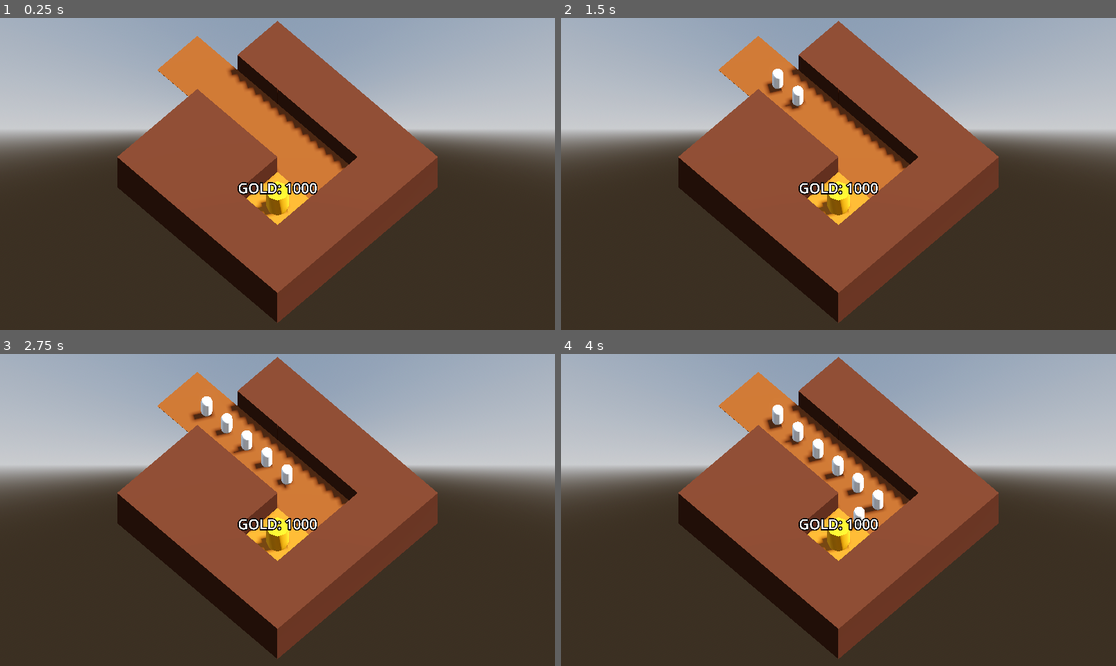
Above: before the commit, frames 1-4 (two rows, left to right).
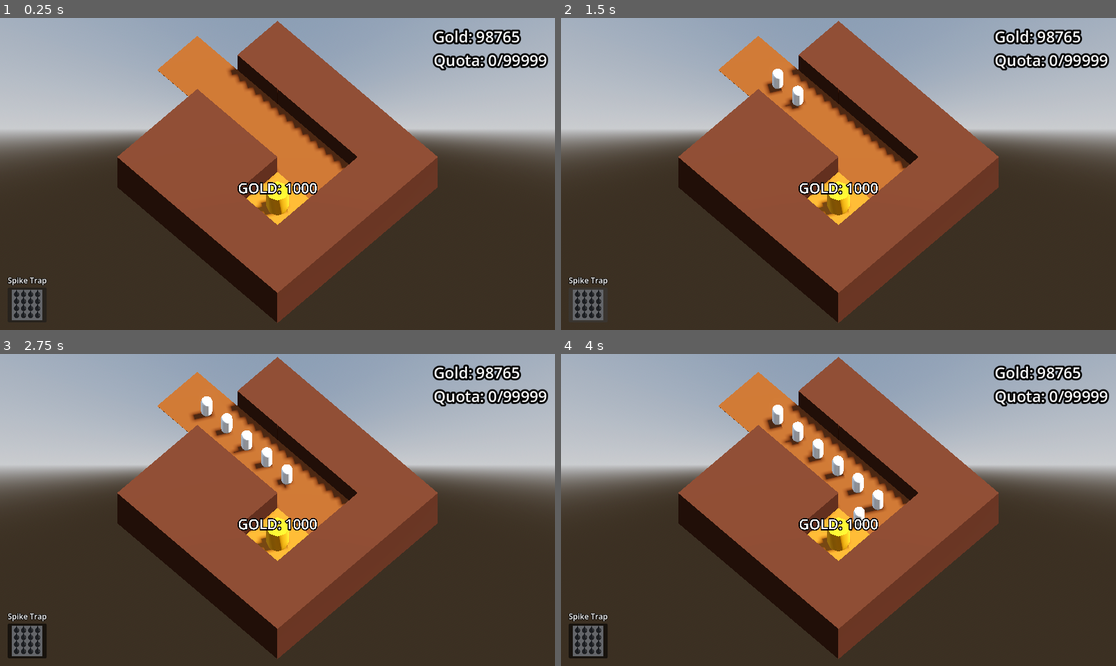
Above: after the commit, the same moments.

Repository: requestforcriticism/gg2026
Game: Godot game, scene res://scenes/level/level.tscn
Same seed, same stepped clock (60 frames per second), same inputs: the game is played once before the commit and once after it.
Inputs (mouse positions are in pixels of both pictures, inside the frame that each line leads up to):
- Up to frame 1 (0.25 s): no input
- Up to frame 2 (1.5 s): click (588, 305) at 0.52 s; click (588, 305) at 1.27 s
- Up to frame 3 (2.75 s): click (27, 641) at 2.02 s
- Up to frame 4 (4 s): move the mouse to (960, 494) at 2.77 s; press the mouse at (960, 494) at 2.78 s; move the mouse to (727, 525) at 3.52 s; release the mouse at (727, 525) at 3.53 s; click (727, 525) at 3.6 s

The runs differ from the first frame. In frame 1, 2.1% of the frame differs, in the area x 1-99%, y 3-97%; in frame 2, 2.1%; in frame 3, 2.4%, in the area x 1-99%, y 3-98%; in frame 4, 2.4%.

Commit message:
basic ui.  Can select trap from ui.  trap cost reduces gold.

Diff:
--- a/scenes/level/bank.gd
+++ b/scenes/level/bank.gd
@@ -1,10 +1,14 @@
 extends Node
 
-@export var starting_gold := 999999
+@export var starting_gold := 98765
+
+@onready var ui: MarginContainer = $"../UI"
 
 var gold: int:
 	set(gold_in):
 		gold = max(gold_in,0)
+		if gold:
+			ui.set_gold_label(gold)
 
 func _ready() -> void:
 	gold = starting_gold
--- a/scenes/level/level.tscn
+++ b/scenes/level/level.tscn
@@ -7,7 +7,7 @@
 [ext_resource type="PackedScene" uid="uid://cugt4d6rr2yi5" path="res://scenes/enemies/base_enemy.tscn" id="4_hnne4"]
 [ext_resource type="Script" uid="uid://6e5tpvsii3tm" path="res://scenes/level/enemy_manager.gd" id="4_qkmgm"]
 [ext_resource type="Script" uid="uid://do1n7nro3atrt" path="res://scenes/level/trap_magager.gd" id="7_wcngd"]
-[ext_resource type="PackedScene" uid="uid://babrtpxq67wy3" path="res://scenes/traps/spike_trap/spike_trap.tscn" id="8_xv074"]
+[ext_resource type="PackedScene" uid="uid://dsiwbdnhgcd6t" path="res://scenes/userinterface/ui.tscn" id="9_sytrn"]
 
 [sub_resource type="ProceduralSkyMaterial" id="ProceduralSkyMaterial_nbgty"]
 sky_horizon_color = Color(0.66224277, 0.6717428, 0.6867428, 1)
@@ -79,6 +79,7 @@
 
 [node name="TrapManager" type="Node3D" parent="." unique_id=556410210]
 script = ExtResource("7_wcngd")
-spike_trap = ExtResource("8_xv074")
+
+[node name="UI" parent="." unique_id=1166578692 instance=ExtResource("9_sytrn")]
 
 [connection signal="timeout" from="EnemyPath/EnemyManager/BaseEnemySpawnTimer" to="EnemyPath/EnemyManager" method="spawn_base_enemy"]
--- a/scenes/level/trap_magager.gd
+++ b/scenes/level/trap_magager.gd
@@ -1,12 +1,16 @@
 extends Node3D
 
-@export var spike_trap: PackedScene
+@onready var bank = get_tree().get_first_node_in_group("bank")
+
+#@export var spike_trap: PackedScene
 @export var arrow_trap: PackedScene
 
-func build_trap(trap_position:Vector3) -> void:
-	var new_trap = spike_trap.instantiate()
-	add_child(new_trap)
-	new_trap.global_position = trap_position
+func build_trap(trap2Build: Object, trap_position:Vector3) -> void:
+	var new_trap = trap2Build.instantiate()
+	if bank.gold >= new_trap.trap_cost:
+		bank.gold -= new_trap.trap_cost
+		add_child(new_trap)
+		new_trap.global_position = trap_position
 
 func get_trap_cost() -> int:
 	var cost
--- a/scenes/ray_picker_camera/ray_picker_camera.gd
+++ b/scenes/ray_picker_camera/ray_picker_camera.gd
@@ -5,9 +5,14 @@
 
 @onready var ray_cast_3d: RayCast3D = $RayCast3D
 @onready var bank = get_tree().get_first_node_in_group("bank")
+@onready var ui: MarginContainer = $"../UI"
 
-var trap_cost := 99999 #Get this from the trap selected from UI
+var trap_cost := 20 #Get this from the trap selected from UI
 var ray_extend := 100.0 #Distance for Raycast to reach level
+var selected_Trap :Object
+
+func _ready() -> void:
+	ui.trap_select.connect(select_trap)
 
 # Called every frame. 'delta' is the elapsed time since the previous frame.
 func _process(delta: float) -> void:
@@ -31,13 +36,15 @@
 			if gridmap.get_cell_item(cell) == 0:
 				Input.set_default_cursor_shape(Input.CURSOR_POINTING_HAND)
 				if Input.is_action_pressed("click"):  #&& trap selected from UI.
-					if bank.gold >= trap_cost:
+					if selected_Trap:
 						gridmap.set_cell_item(cell, 1)
 						var tile_position = gridmap.map_to_local(cell)
-						#print("placing a trap!")
-						trap_manager.build_trap(tile_position)
+						trap_manager.build_trap(selected_Trap,tile_position)
 						#bank.gold -= trap_cost
 			else:
 				Input.set_default_cursor_shape(Input.CURSOR_ARROW)
 	else:
 		Input.set_default_cursor_shape(Input.CURSOR_ARROW)
+
+func select_trap(trap: Object):
+	selected_Trap = trap
--- a/scenes/traps/spike_trap/spike_trap.gd
+++ b/scenes/traps/spike_trap/spike_trap.gd
@@ -33,7 +33,6 @@
 	for i in enemies_on_trap:
 		if i:
 			i.get_parent().current_health -= passive_spike_buildup_damage
-			print(i.get_parent().current_health)
 		else:
 			enemies_on_trap.erase(i)
 
@@ -45,7 +44,6 @@
 			enemies_on_trap.erase(i)
 
 func _on_animation_player_animation_finished(anim_name: StringName) -> void:
-	#print("finished :", anim_name )
 	if anim_name == "spike_buildup":
 		spike_buildup_timer.stop()
 		animation_player.play("spike_thrust")
--- /dev/null
+++ b/scenes/userinterface/ui.gd
@@ -0,0 +1,24 @@
+extends MarginContainer
+
+signal trap_select(A3d)
+
+@export var spike_trap: PackedScene
+@export var arrow_trap: PackedScene
+
+@onready var bank = get_tree().get_first_node_in_group("bank")
+
+@onready var gold_label: Label = $Gold_Quota/GoldLabel
+@onready var quota_label: Label = $Gold_Quota/QuotaLabel
+
+
+func _ready() -> void:
+	gold_label.text = "Gold: " + str(bank.gold)
+
+func set_gold_label(gold) -> void:
+	$Gold_Quota/GoldLabel.text = "Gold: " + str(gold)
+
+func _on_spike_trap_toggled(toggled_on: bool) -> void:
+	if toggled_on:
+		trap_select.emit(spike_trap)
+	else:
+		trap_select.emit(null)
--- /dev/null
+++ b/scenes/userinterface/ui.tscn
@@ -0,0 +1,65 @@
+[gd_scene format=3 uid="uid://dsiwbdnhgcd6t"]
+
+[ext_resource type="Texture2D" uid="uid://h5p7g00vui5a" path="res://assets/visual/spike_trap_placeholder.png" id="1_eugoy"]
+[ext_resource type="Script" uid="uid://ix702goahwvv" path="res://scenes/userinterface/ui.gd" id="1_yqs5y"]
+[ext_resource type="PackedScene" uid="uid://babrtpxq67wy3" path="res://scenes/traps/spike_trap/spike_trap.tscn" id="2_jsawn"]
+
+[sub_resource type="LabelSettings" id="LabelSettings_yqs5y"]
+outline_size = 5
+outline_color = Color(0, 0, 0, 1)
+
+[sub_resource type="LabelSettings" id="LabelSettings_eugoy"]
+font_size = 32
+outline_size = 15
+outline_color = Color(0, 0, 0, 1)
+
+[node name="UI" type="MarginContainer" unique_id=1166578692]
+anchors_preset = 15
+anchor_right = 1.0
+anchor_bottom = 1.0
+grow_horizontal = 2
+grow_vertical = 2
+mouse_filter = 2
+theme_override_constants/margin_left = 16
+theme_override_constants/margin_top = 16
+theme_override_constants/margin_right = 16
+theme_override_constants/margin_bottom = 16
+script = ExtResource("1_yqs5y")
+spike_trap = ExtResource("2_jsawn")
+
+[node name="TrapOptions" type="HBoxContainer" parent="." unique_id=1145244194]
+layout_mode = 2
+size_flags_horizontal = 0
+size_flags_vertical = 8
+
+[node name="SpikeTrap" type="VBoxContainer" parent="TrapOptions" unique_id=1790221442]
+layout_mode = 2
+
+[node name="Label" type="Label" parent="TrapOptions/SpikeTrap" unique_id=1616566831]
+layout_mode = 2
+text = "Spike Trap"
+label_settings = SubResource("LabelSettings_yqs5y")
+horizontal_alignment = 1
+
+[node name="SpikeTrap" type="Button" parent="TrapOptions/SpikeTrap" unique_id=1164616605]
+layout_mode = 2
+toggle_mode = true
+icon = ExtResource("1_eugoy")
+icon_alignment = 1
+
+[node name="Gold_Quota" type="VBoxContainer" parent="." unique_id=2029725124]
+layout_mode = 2
+size_flags_horizontal = 8
+size_flags_vertical = 0
+
+[node name="GoldLabel" type="Label" parent="Gold_Quota" unique_id=954255190]
+layout_mode = 2
+text = "Gold: 99999"
+label_settings = SubResource("LabelSettings_eugoy")
+
+[node name="QuotaLabel" type="Label" parent="Gold_Quota" unique_id=1822100698]
+layout_mode = 2
+text = "Quota: 0/99999"
+label_settings = SubResource("LabelSettings_eugoy")
+
+[connection signal="toggled" from="TrapOptions/SpikeTrap/SpikeTrap" to="." method="_on_spike_trap_toggled"]
Binary file added: assets/visual/spike_trap_placeholder.png
Not shown, added: assets/visual/spike_trap_placeholder.png.import
Not shown, added: scenes/userinterface/ui.gd.uid
